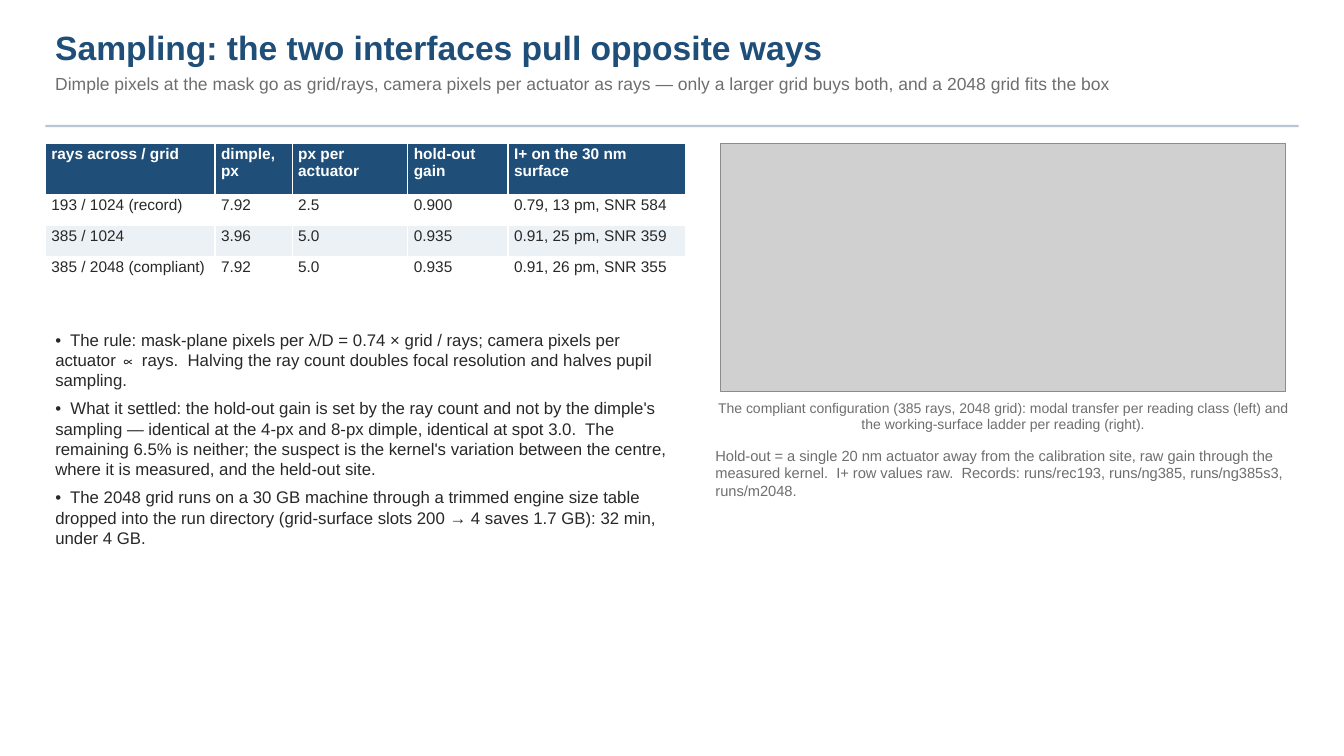
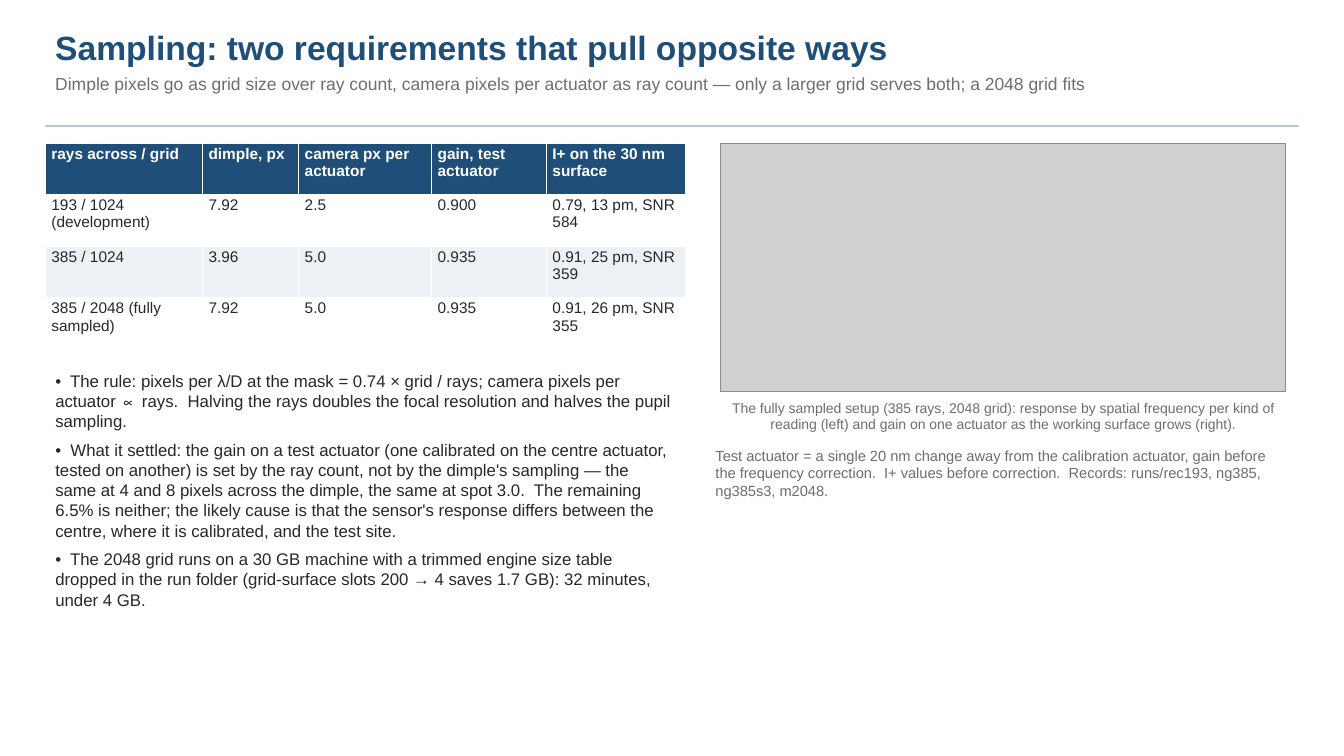
Before and after one commit to nasa-jpl/macos, a slide deck: slide 9 of demo_session/deck_zwfs.pptx (slide 8 before the commit). Drawn at 1344x756 pixels with LibreOffice and Linux fonts; fonts in the diff are those of the drawing; grey boxes stand for pictures. Boxes give left, top, right and bottom in pixels: in the first picture for what was removed or moved away, otherwise in the second. Text is boxed around its words. In the diff, an @@ line names an element or a change of style, - is before the commit and + after.

Commit message:
deck_zwfs fold 3b (Dave's review): plain-words pass on every slide; scoring definitions slide (gain/floor/SNR/working surface/state); range slide states accuracy after calibration and whether calibration can absorb the gain change; photons per state defined; slide refs = pptx numbers

```diff
--- a/demo_session/deck_zwfs.pptx
+++ b/demo_session/deck_zwfs.pptx
@@ text at (x1=55, y1=35, x2=1085, y2=94): text changed @@
-Sampling: the two interfaces pull opposite ways
-Dimple pixels at the mask go as grid/rays, camera pixels per actuator as rays — only a larger grid buys both, and a 2048 grid fits the box
+Sampling: two requirements that pull opposite ways
+Dimple pixels go as grid size over ray count, camera pixels per actuator as ray count — only a larger grid serves both; a 2048 grid fits
@@ table at (x1=45, y1=143, x2=686, y2=350) @@
-row 1, column 3: px per actuator
+row 1, column 3: camera px per actuator
-row 1, column 4: hold-out gain
+row 1, column 4: gain, test actuator
-row 2, column 1: 193 / 1024 (record)
+row 2, column 1: 193 / 1024 (development)
-row 4, column 1: 385 / 2048 (compliant)
+row 4, column 1: 385 / 2048 (fully sampled)
@@ text at (x1=55, y1=375, x2=670, y2=606): text changed @@
-• The rule: mask-plane pixels per λ/D = 0.74 × grid / rays; camera pixels per actuator ∝ rays. Halving the ray count doubles focal resolution and halves pupil sampling.
-• What it settled: the hold-out gain is set by the ray count and not by the dimple's sampling — identical at the 4-px and 8-px dimple, identical at spot 3.0. The remaining 6.5% is neither; the suspect is the kernel's variation between the centre, where it is measured, and the held-out site.
-• The 2048 grid runs on a 30 GB machine through a trimmed engine size table dropped into the run directory (grid-surface slots 200 → 4 saves 1.7 GB): 32 min, under 4 GB.
+• The rule: pixels per λ/D at the mask = 0.74 × grid / rays; camera pixels per actuator ∝ rays. Halving the rays doubles the focal resolution and halves the pupil sampling.
+• What it settled: the gain on a test actuator (one calibrated on the centre actuator, tested on another) is set by the ray count, not by the dimple's sampling — the same at 4 and 8 pixels across the dimple, the same at spot 3.0. The remaining 6.5% is neither; the likely cause is that the sensor's response differs between the centre, where it is calibrated, and the test site.
+• The 2048 grid runs on a 30 GB machine with a trimmed engine size table dropped in the run folder (grid-surface slots 200 → 4 saves 1.7 GB): 32 minutes, under 4 GB.
@@ text at (x1=732, y1=403, x2=1275, y2=432): text changed @@
-The compliant configuration (385 rays, 2048 grid): modal transfer per reading class (left) and the working-surface ladder per reading (right).
+The fully sampled setup (385 rays, 2048 grid): response by spatial frequency per kind of reading (left) and gain on one actuator as the working surface grows (right).
@@ text at (x1=715, y1=450, x2=1265, y2=481): text changed @@
-Hold-out = a single 20 nm actuator away from the calibration site, raw gain through the measured kernel. I+ row values raw. Records: runs/rec193, runs/ng385, runs/ng385s3, runs/m2048.
+Test actuator = a single 20 nm change away from the calibration actuator, gain before the frequency correction. I+ values before correction. Records: runs/rec193, ng385, ng385s3, m2048.
```
Also in this commit, not shown: 18 other slides changed, 1 slide added, 1 other file.
